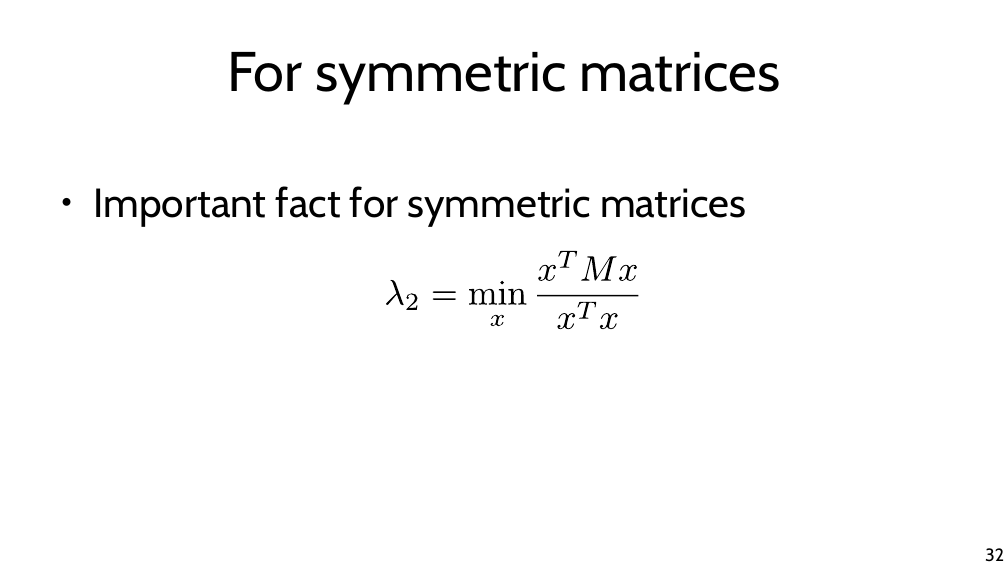
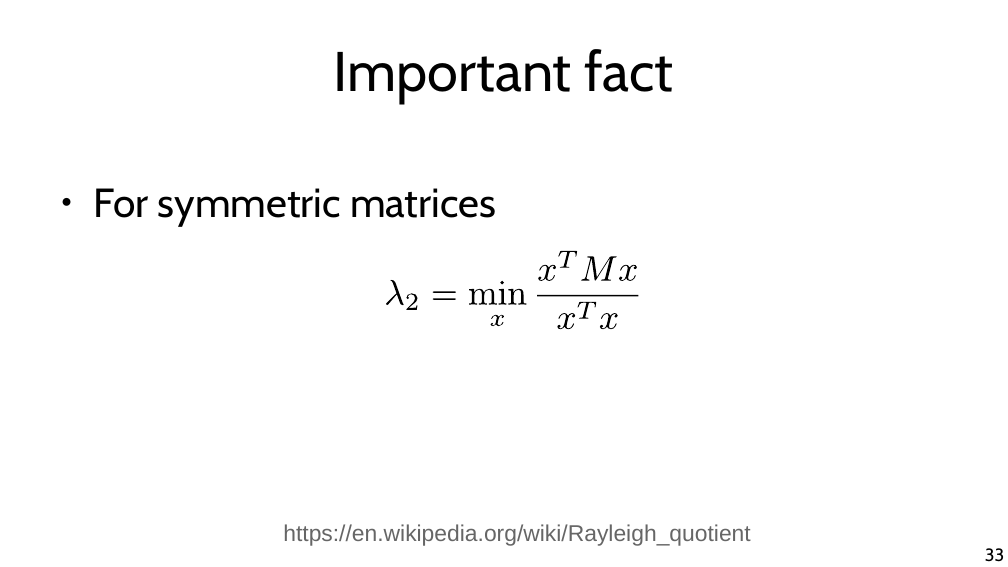
Before and after one commit to chatox/networks-science-course, a slide deck: slide 33 of theory/tt15_spectral_clustering.odp (slide 32 before the commit). Drawn at 1008x567 pixels with LibreOffice and Linux fonts; fonts in the diff are those of the drawing. Boxes give left, top, right and bottom in pixels: in the first picture for what was removed or moved away, otherwise in the second. Text is boxed around its words. In the diff, an @@ line names an element or a change of style, - is before the commit and + after.

```diff
--- a/theory/tt15_spectral_clustering.odp
+++ b/theory/tt15_spectral_clustering.odp
@@ title at box(334, 49, 673, 103): text changed @@
-For symmetric matrices
+Important fact
@@ text at box(94, 188, 496, 226): text changed @@
-● Important fact for symmetric matrices
+● For symmetric matrices
@@ text added at box(283, 524, 750, 546), 18 pt, text #666666 @@
+https://en.wikipedia.org/wiki/Rayleigh_quotient
@@ page number at box(985, 548, 1004, 562): text changed @@
-32
+33
```
Also in this commit, not shown: 32 other slides changed, 3 slides added, 4 slides removed, 1 other file.
